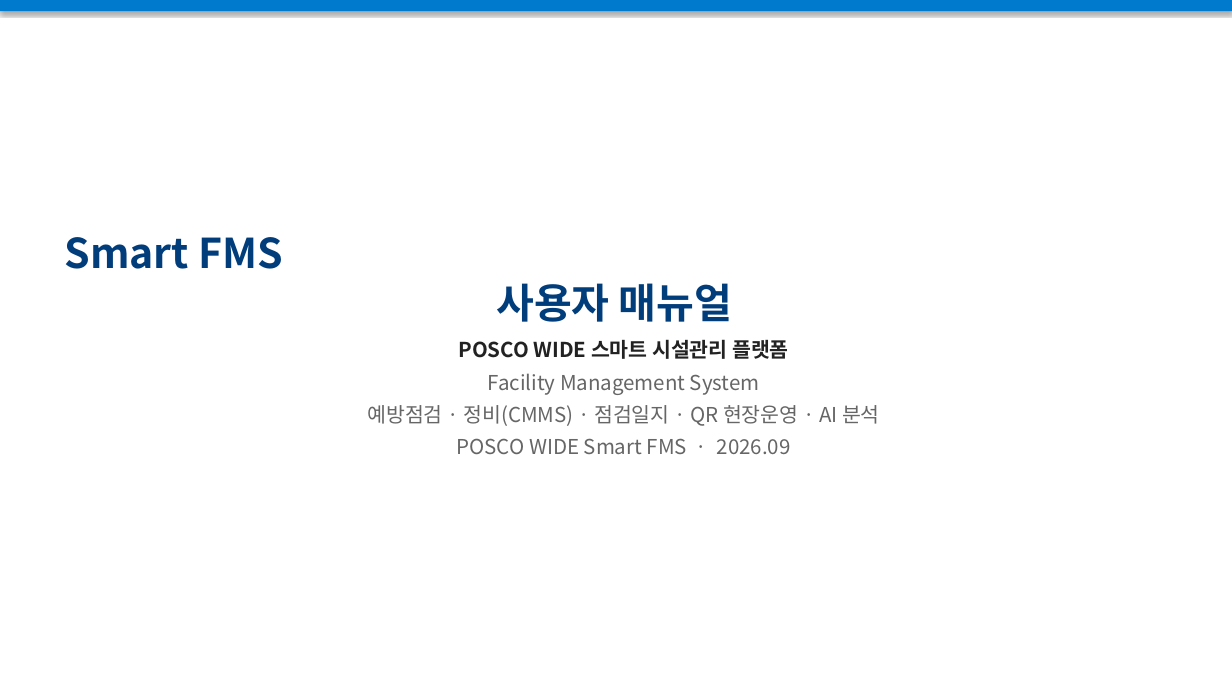
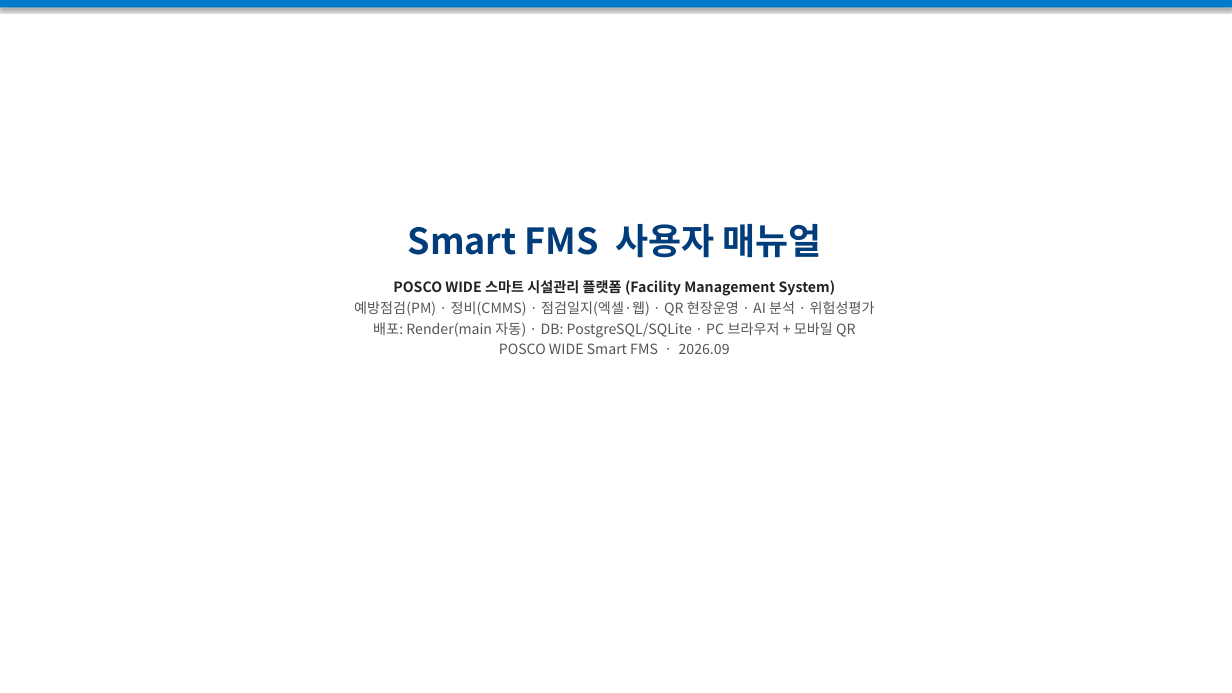
Before and after one commit to hongkiryong-ux/smart-fms, a slide deck: slide 1 of docs/Smart_FMS_사용매뉴얼.pptx. Drawn at 1232x693 pixels with LibreOffice and Linux fonts; fonts in the diff are those of the drawing. Boxes give left, top, right and bottom in pixels: in the first picture for what was removed or moved away, otherwise in the second. Text is boxed around its words. In the diff, an @@ line names an element or a change of style, - is before the commit and + after.

```diff
--- a/docs/Smart_FMS_사용매뉴얼.pptx
+++ b/docs/Smart_FMS_사용매뉴얼.pptx
@@ rectangle: place and size @@
-rectangle at [0,0,1232,11]
+rectangle at [0,0,1232,7]
@@ text "Smart FMS 사용자 매뉴얼": place and size @@
-text "Smart FMS 사용자 매뉴얼" at [64,237,732,322]
+text "Smart FMS 사용자 매뉴얼" at [408,224,821,258]
@@ text "Smart FMS 사용자 매뉴얼" at [408,224,821,258]: size 32 to 28 pt @@
@@ text "POSCO WIDE 스마트 시설관리 플랫폼 ...": place and size @@
-text "POSCO WIDE 스마트 시설관리 플랫폼 ..." at [367,339,880,454]
+text "POSCO WIDE 스마트 시설관리 플랫폼 ..." at [354,278,875,354]
@@ text at [354,278,875,338]: text changed; size 16 to 11 pt; text colour #666666 to #555555 @@
-POSCO WIDE 스마트 시설관리 플랫폼
-Facility Management System
-예방점검 · 정비(CMMS) · 점검일지 · QR 현장운영 · AI 분석
+POSCO WIDE 스마트 시설관리 플랫폼 (Facility Management System)
+예방점검(PM) · 정비(CMMS) · 점검일지(엑셀·웹) · QR 현장운영 · AI 분석 · 위험성평가
+배포: Render(main 자동) · DB: PostgreSQL/SQLite · PC 브라우저 + 모바일 QR
@@ text at [499,343,730,354]: size 16 to 11 pt, text colour #666666 to #555555 in "POSCO WIDE Smart FMS · 2026.09"; less space between paragraphs @@
```
Also in this commit, not shown: 4 other slides changed, 5 slides added, 27 slides removed, 1 other file.
